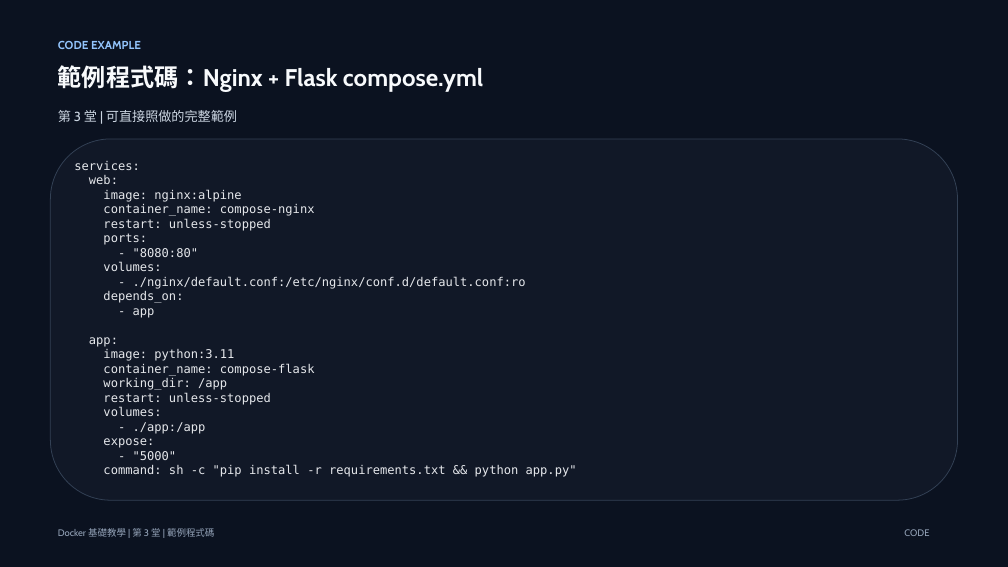
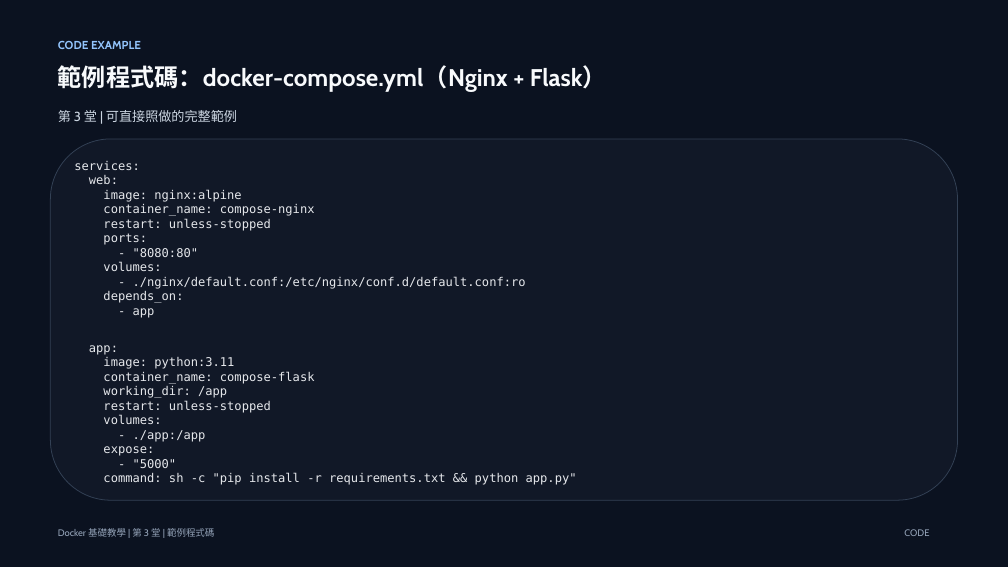
Before and after one commit to lalalalaluk/docker-practice, a slide deck: slide 30 of slides/docker-session3-mysql-compose.pptx (slide 28 before the commit). Drawn at 1008x567 pixels with LibreOffice and Linux fonts; fonts in the diff are those of the drawing. Boxes give left, top, right and bottom in pixels: in the first picture for what was removed or moved away, otherwise in the second. Text is boxed around its words. In the diff, an @@ line names an element or a change of style, - is before the commit and + after.

Commit message:
Update Docker course slides

```diff
--- a/slides/docker-session3-mysql-compose.pptx
+++ b/slides/docker-session3-mysql-compose.pptx
@@ text at bbox=[58, 65, 607, 92]: text changed @@
-範例程式碼：Nginx + Flask compose.yml
+範例程式碼：docker-compose.yml（Nginx + Flask）
@@ text "services:" rewrapped from bbox=[74, 161, 577, 477] to bbox=[74, 161, 577, 485] @@
```
Also in this commit, not shown: 6 other slides changed, 23 slides added, 4 other files.
